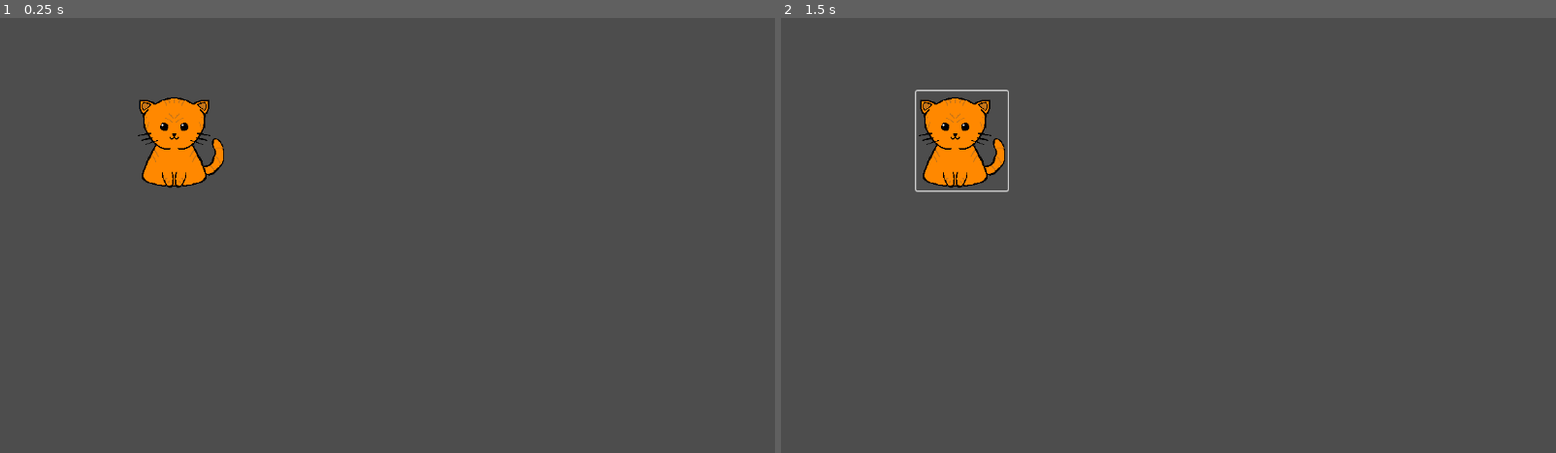
Above: before the commit, frames 1-2 (left to right).
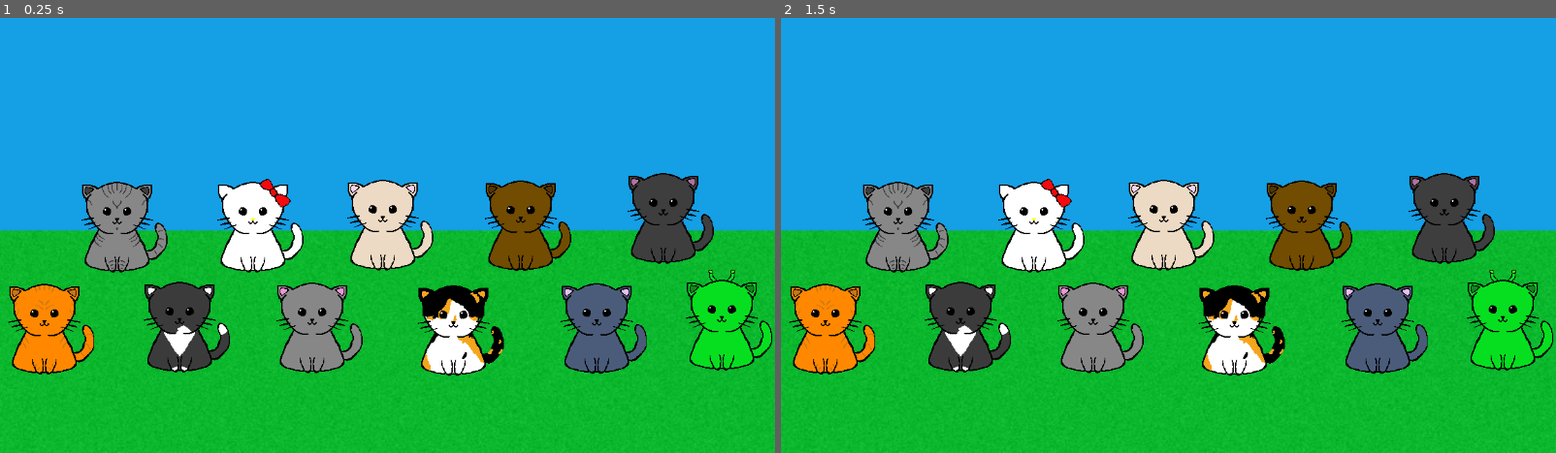
Above: after the commit, the same moments.

Repository: jesspancakes/music-game
Game: Godot game, scene res://test.tscn
Two runs of this game, one before a commit and one after it. Both use one fixed random seed, a clock stepped at 60 frames per second and the inputs below. The project has no main scene, so this scene is started directly.
Inputs (mouse positions are in pixels of both pictures, inside the frame that each line leads up to):
- Up to frame 1 (0.25 s): no input
- Up to frame 2 (1.5 s): click (959, 139) at 0.52 s; click (835, 326) at 1.27 s

The runs differ from the first frame. In frame 1, 97% of the frame differs, in the area x 0-100%, y 0-100%; in frame 2, 97%.

Commit message:
added background and button icon changing

Diff:
--- a/musicgame/control.gd
+++ b/musicgame/control.gd
@@ -13,7 +13,58 @@
 
 
 
-func _on_button_pressed() -> void:
+
+func _on_texture_button_pressed() -> void:
+	$"meow-5".play()
+	pass # Replace with function body.
 
 
+func _on_texture_button_2_pressed() -> void:
+	$"meow-4".play()
 	pass # Replace with function body.
+
+
+func _on_texture_button_3_pressed() -> void:
+	$"meow-3".play()
+	pass # Replace with function body.
+
+
+func _on_texture_button_4_pressed() -> void:
+	$"meow-2".play()
+	pass # Replace with function body.
+
+
+func _on_texture_button_5_pressed() -> void:
+	$"meow-1".play
+
+	pass # Replace with function body.
+
+
+func _on_texture_button_6_pressed() -> void:
+	$meow0.play()
+	pass # Replace with function body.
+
+
+func _on_texture_button_7_pressed() -> void:
+	$meow1.play()
+	pass # Replace with function body.
+
+
+func _on_texture_button_8_pressed() -> void:
+	$meow2.play()
+	pass # Replace with function body.
+
+
+func _on_texture_button_9_pressed() -> void:
+	$meow3.play()
+	pass # Replace with function body.
+
+
+func _on_texture_button_10_pressed() -> void:
+	$meow4.play()
+	pass # Replace with function body.
+
+
+func _on_texture_button_11_pressed() -> void:
+	$meow5.play()
+	pass # Replace with function body.
--- a/musicgame/test.tscn
+++ b/musicgame/test.tscn
@@ -1,6 +1,7 @@
-[gd_scene load_steps=14 format=3 uid="uid://18pvu1p4ekqs"]
+[gd_scene load_steps=36 format=3 uid="uid://18pvu1p4ekqs"]
 
 [ext_resource type="Script" path="res://control.gd" id="1_hxq4w"]
+[ext_resource type="Texture2D" uid="uid://50r2tysq8jcm" path="res://background.png" id="2_kv6er"]
 [ext_resource type="Texture2D" uid="uid://dntmexujpejaa" path="res://oranges.png" id="2_n4x28"]
 [ext_resource type="AudioStream" uid="uid://dnr8oytctn24b" path="res://meow-5.wav" id="2_vtnfb"]
 [ext_resource type="AudioStream" uid="uid://beutbnxci4kv1" path="res://meow-4.wav" id="3_fvema"]
@@ -13,6 +14,27 @@
 [ext_resource type="AudioStream" uid="uid://vdoheve0bvl7" path="res://meow3.wav" id="10_cw136"]
 [ext_resource type="AudioStream" uid="uid://cd6lhiyh3m5s5" path="res://meow4.wav" id="11_xvxbg"]
 [ext_resource type="AudioStream" uid="uid://n2iks6d2vbo5" path="res://meo5.wav" id="12_xcinh"]
+[ext_resource type="Texture2D" uid="uid://d4g7tnpef0rb1" path="res://tabby.png" id="14_kyse1"]
+[ext_resource type="Texture2D" uid="uid://c8vcjol1lisfd" path="res://tuxedo.png" id="15_8nme5"]
+[ext_resource type="Texture2D" uid="uid://qwwlyrfthytp" path="res://orangemeow.png" id="15_u4eea"]
+[ext_resource type="Texture2D" uid="uid://bhmwlio5achno" path="res://hellokitty.png" id="16_5krwe"]
+[ext_resource type="Texture2D" uid="uid://gq1dl02uql3w" path="res://tabbymeow.png" id="17_1vtbo"]
+[ext_resource type="Texture2D" uid="uid://beyen34rh2m4t" path="res://grey.png" id="17_5gxvh"]
+[ext_resource type="Texture2D" uid="uid://c0pyq65as6osg" path="res://cream.png" id="18_buf8x"]
+[ext_resource type="Texture2D" uid="uid://c0kd52p4w6pfl" path="res://tuxedomeow.png" id="19_jq05y"]
+[ext_resource type="Texture2D" uid="uid://bcclp4t73o2ut" path="res://calico.png" id="19_w5skm"]
+[ext_resource type="Texture2D" uid="uid://bywte6pgwyybj" path="res://brown.png" id="20_stobk"]
+[ext_resource type="Texture2D" uid="uid://dgh8kcrtjquui" path="res://blue.png" id="21_c8gcj"]
+[ext_resource type="Texture2D" uid="uid://bmddhesyjfcxh" path="res://hellokittymeow.png" id="21_xofqy"]
+[ext_resource type="Texture2D" uid="uid://dxdchgcuitovk" path="res://black.png" id="22_hy6sv"]
+[ext_resource type="Texture2D" uid="uid://2e2givgrunfx" path="res://aliencat.png" id="23_57kt0"]
+[ext_resource type="Texture2D" uid="uid://i32n3opidw7m" path="res://greymeow.png" id="23_qxsoh"]
+[ext_resource type="Texture2D" uid="uid://dk2b2u1mggucx" path="res://creammeow.png" id="25_qt251"]
+[ext_resource type="Texture2D" uid="uid://c0e2dy1igwtkr" path="res://calicomeow.png" id="27_1u0hp"]
+[ext_resource type="Texture2D" uid="uid://bw8xbopeyrufn" path="res://brownmeow.png" id="29_8yvqf"]
+[ext_resource type="Texture2D" uid="uid://qqyb32od1itv" path="res://bluemeow.png" id="31_sy044"]
+[ext_resource type="Texture2D" uid="uid://obhlsqanxkqe" path="res://blackmeow.png" id="33_ukrag"]
+[ext_resource type="Texture2D" uid="uid://bhquaov8xcclx" path="res://alienmeow.png" id="35_erhtv"]
 
 [node name="Control" type="Control"]
 layout_mode = 3
@@ -23,21 +45,13 @@
 grow_vertical = 2
 script = ExtResource("1_hxq4w")
 
-[node name="Button" type="Button" parent="."]
-layout_mode = 1
-anchors_preset = -1
-anchor_left = 0.233
-anchor_top = 0.282
-anchor_right = 0.233
-anchor_bottom = 0.282
-offset_left = -67.416
-offset_top = -47.736
-offset_right = 67.584
-offset_bottom = 47.264
-grow_horizontal = 2
-grow_vertical = 2
-icon = ExtResource("2_n4x28")
-flat = true
+[node name="TextureRect" type="TextureRect" parent="."]
+layout_mode = 0
+offset_left = -1.0
+offset_top = -2.0
+offset_right = 1155.0
+offset_bottom = 648.0
+texture = ExtResource("2_kv6er")
 
 [node name="meow-5" type="AudioStreamPlayer" parent="."]
 stream = ExtResource("2_vtnfb")
@@ -72,4 +86,113 @@
 [node name="meow5" type="AudioStreamPlayer" parent="."]
 stream = ExtResource("12_xcinh")
 
-[connection signal="pressed" from="Button" to="." method="_on_button_pressed"]
+[node name="TextureButton" type="TextureButton" parent="."]
+layout_mode = 0
+offset_left = 12.0
+offset_top = 391.0
+offset_right = 140.0
+offset_bottom = 531.0
+texture_normal = ExtResource("2_n4x28")
+texture_pressed = ExtResource("15_u4eea")
+
+[node name="TextureButton2" type="TextureButton" parent="."]
+layout_mode = 0
+offset_left = 121.0
+offset_top = 239.0
+offset_right = 249.0
+offset_bottom = 379.0
+texture_normal = ExtResource("14_kyse1")
+texture_pressed = ExtResource("17_1vtbo")
+
+[node name="TextureButton3" type="TextureButton" parent="."]
+layout_mode = 0
+offset_left = 214.0
+offset_top = 388.0
+offset_right = 342.0
+offset_bottom = 528.0
+texture_normal = ExtResource("15_8nme5")
+texture_pressed = ExtResource("19_jq05y")
+
+[node name="TextureButton4" type="TextureButton" parent="."]
+layout_mode = 0
+offset_left = 323.0
+offset_top = 239.0
+offset_right = 451.0
+offset_bottom = 379.0
+texture_normal = ExtResource("16_5krwe")
+texture_pressed = ExtResource("21_xofqy")
+
+[node name="TextureButton5" type="TextureButton" parent="."]
+layout_mode = 0
+offset_left = 411.0
+offset_top = 389.0
+offset_right = 539.0
+offset_bottom = 529.0
+texture_normal = ExtResource("17_5gxvh")
+texture_pressed = ExtResource("23_qxsoh")
+
+[node name="TextureButton6" type="TextureButton" parent="."]
+layout_mode = 0
+offset_left = 516.0
+offset_top = 236.0
+offset_right = 644.0
+offset_bottom = 376.0
+texture_normal = ExtResource("18_buf8x")
+texture_pressed = ExtResource("25_qt251")
+
+[node name="TextureButton7" type="TextureButton" parent="."]
+layout_mode = 0
+offset_left = 621.0
+offset_top = 393.0
+offset_right = 749.0
+offset_bottom = 533.0
+texture_normal = ExtResource("19_w5skm")
+texture_pressed = ExtResource("27_1u0hp")
+
+[node name="TextureButton8" type="TextureButton" parent="."]
+layout_mode = 0
+offset_left = 721.0
+offset_top = 237.0
+offset_right = 849.0
+offset_bottom = 377.0
+texture_normal = ExtResource("20_stobk")
+texture_pressed = ExtResource("29_8yvqf")
+
+[node name="TextureButton9" type="TextureButton" parent="."]
+layout_mode = 0
+offset_left = 833.0
+offset_top = 390.0
+offset_right = 961.0
+offset_bottom = 530.0
+texture_normal = ExtResource("21_c8gcj")
+texture_pressed = ExtResource("31_sy044")
+
+[node name="TextureButton10" type="TextureButton" parent="."]
+layout_mode = 0
+offset_left = 933.0
+offset_top = 226.0
+offset_right = 1061.0
+offset_bottom = 366.0
+texture_normal = ExtResource("22_hy6sv")
+texture_pressed = ExtResource("33_ukrag")
+
+[node name="TextureButton11" type="TextureButton" parent="."]
+layout_mode = 0
+offset_left = 1020.0
+offset_top = 370.0
+offset_right = 1148.0
+offset_bottom = 525.0
+texture_normal = ExtResource("23_57kt0")
+texture_pressed = ExtResource("35_erhtv")
+
+[connection signal="pressed" from="TextureButton" to="." method="_on_texture_button_pressed"]
+[connection signal="pressed" from="TextureButton2" to="." method="_on_texture_button_2_pressed"]
+[connection signal="pressed" from="TextureButton3" to="." method="_on_texture_button_3_pressed"]
+[connection signal="pressed" from="TextureButton4" to="." method="_on_texture_button_4_pressed"]
+[connection signal="pressed" from="TextureButton5" to="." method="_on_texture_button_5_pressed"]
+[connection signal="pressed" from="TextureButton6" to="." method="_on_texture_button_6_pressed"]
+[connection signal="pressed" from="TextureButton7" to="." method="_on_texture_button_7_pressed"]
+[connection signal="pressed" from="TextureButton8" to="." method="_on_texture_button_8_pressed"]
+[connection signal="pressed" from="TextureButton9" to="." method="_on_texture_button_9_pressed"]
+[connection signal="pressed" from="TextureButton10" to="." method="_on_texture_button_10_pressed"]
+[connection signal="pressed" from="TextureButton11" to="." method="_on_texture_button_11_pressed"]
Binary file added: musicgame/background.png
Not shown, added: musicgame/background.png.import
